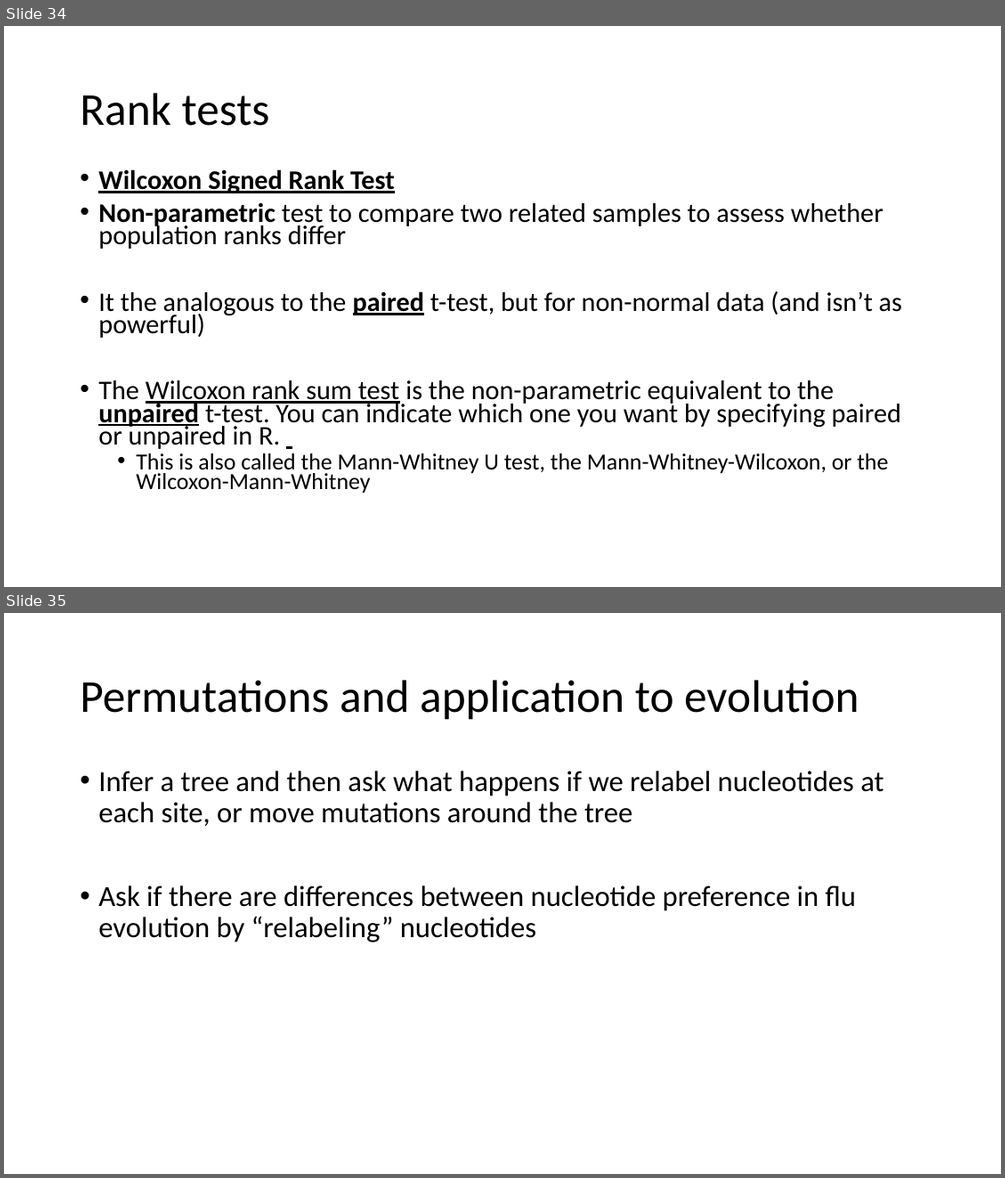
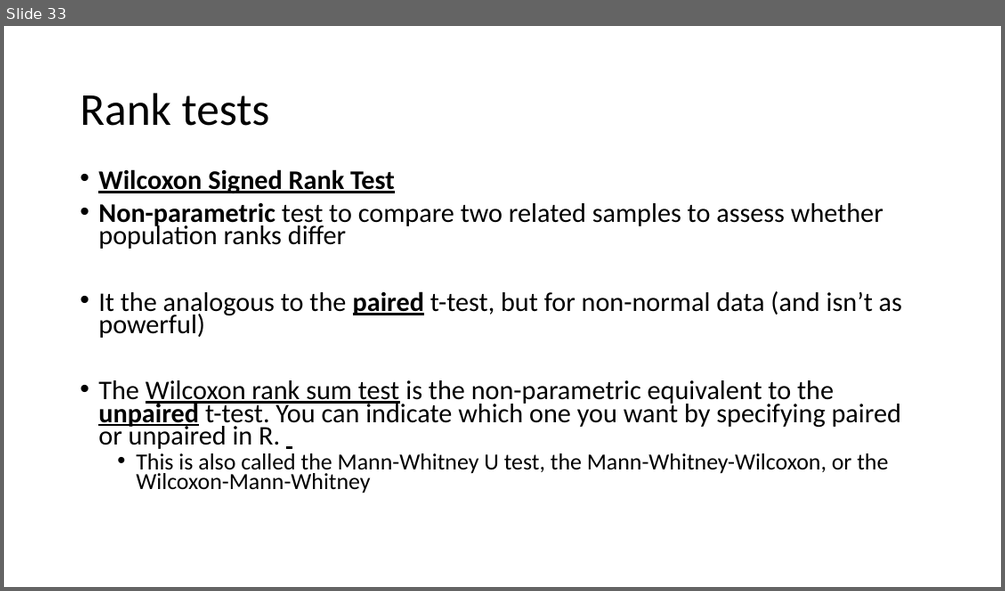
Before and after one commit to VTQuantMethodsEEB/klangwig, a slide deck: lectures/le_5_tests.pptx. Shown one above the other, each under a label of ours: slides 34 and 35 before the commit, slide 33 after it. The pictures are 1005x1178 and 1005x591 pixels, drawn with LibreOffice and Linux fonts; fonts in the diff are those of the drawing. Boxes give left, top, right and bottom in pixels: in the first picture for what was removed or moved away, otherwise in the second. Text is boxed around its words. In the diff, an @@ line names an element or a change of style, - is before the commit and + after.

```diff
--- a/lectures/le_5_tests.pptx
+++ b/lectures/le_5_tests.pptx
@@ slide 35 removed at <box>4,613,1001,1174</box>, background #FFFFFF @@
@@ title removed at <box>80,680,858,720</box> @@
-Permutations and application to evolution
@@ text removed at <box>98,771,883,942</box> @@
-• Infer a tree and then ask what happens if we relabel nucleotides at each site, or move mutations around the tree
-• Ask if there are differences between nucleotide preference in flu evolution by “relabeling” nucleotides
@@ what was slide 34 is now slide 33 @@
```
Also in this commit, not shown: 3 slides changed, 1 slide added, 8 other slides removed, 3 other files.
